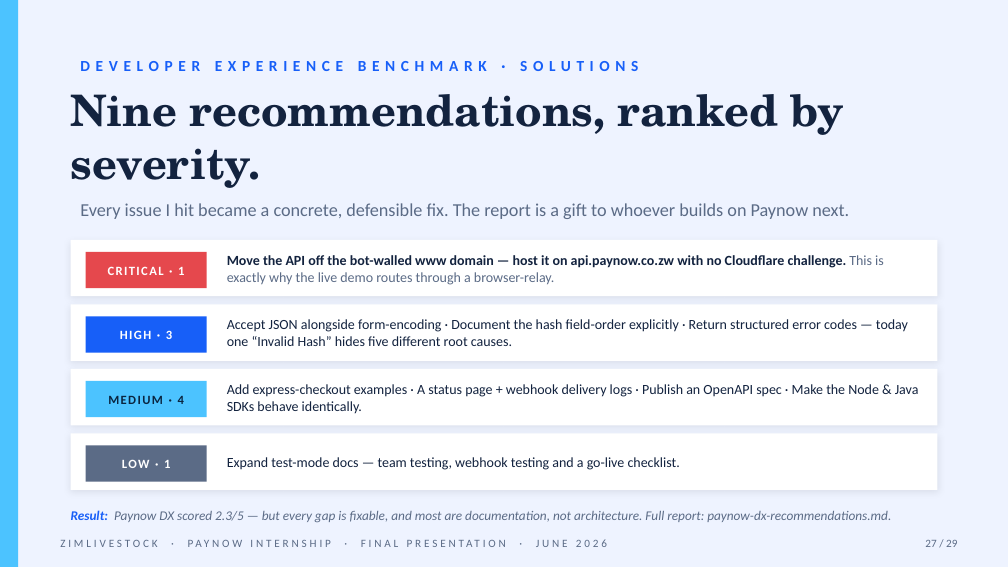
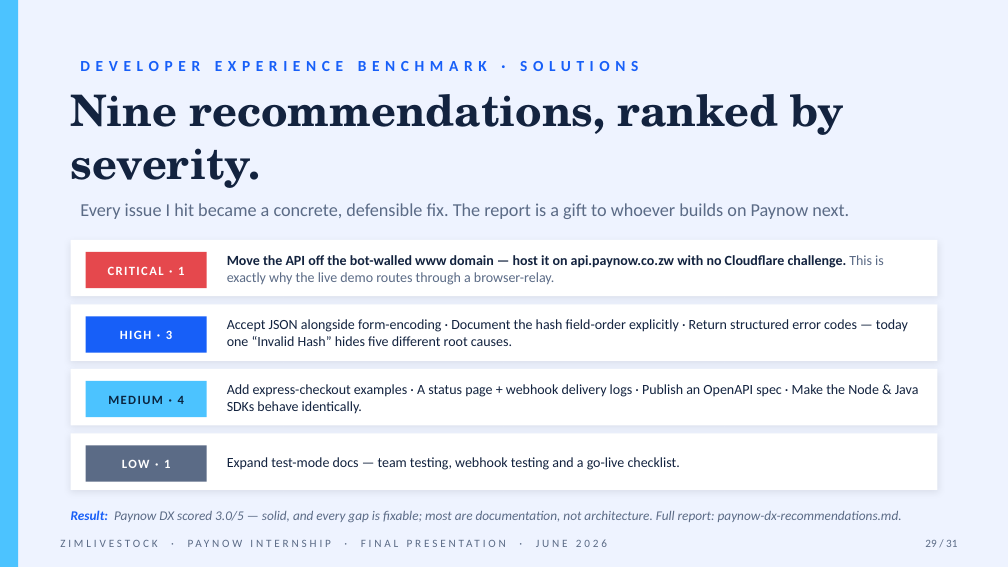
Before and after one commit to muudzo/livestockl, a slide deck: slide 29 of deliverables/internship-return/zimlivestock-final-presentation.pptx (slide 27 before the commit). Drawn at 1008x567 pixels with LibreOffice and Linux fonts; fonts in the diff are those of the drawing. Boxes give left, top, right and bottom in pixels: in the first picture for what was removed or moved away, otherwise in the second. Text is boxed around its words. In the diff, an @@ line names an element or a change of style, - is before the commit and + after.

```diff
--- a/deliverables/internship-return/zimlivestock-final-presentation.pptx
+++ b/deliverables/internship-return/zimlivestock-final-presentation.pptx
@@ text at (71,510,902,522): text changed @@
-Result: Paynow DX scored 2.3/5 — but every gap is fixable, and most are documentation, not architecture. Full report: paynow-dx-recommendations.md.
+Result: Paynow DX scored 3.0/5 — solid, and every gap is fixable; most are documentation, not architecture. Full report: paynow-dx-recommendations.md.
@@ text at (925,540,957,547): text changed @@
-27 / 29
+29 / 31
```
Also in this commit, not shown: 20 other slides changed, 2 slides added, 1 other file.
